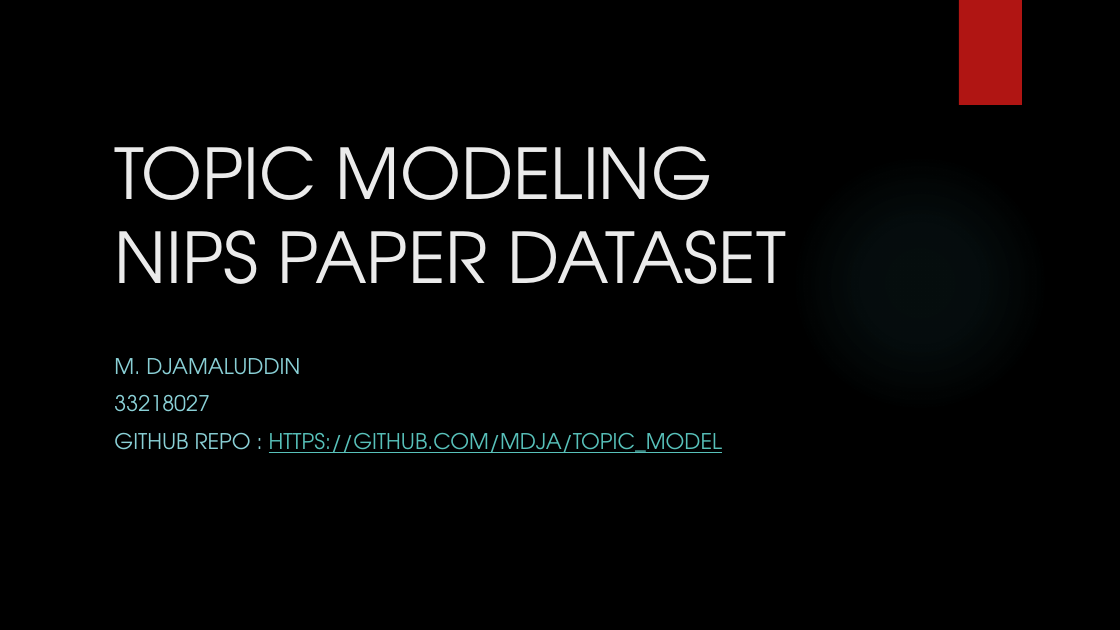
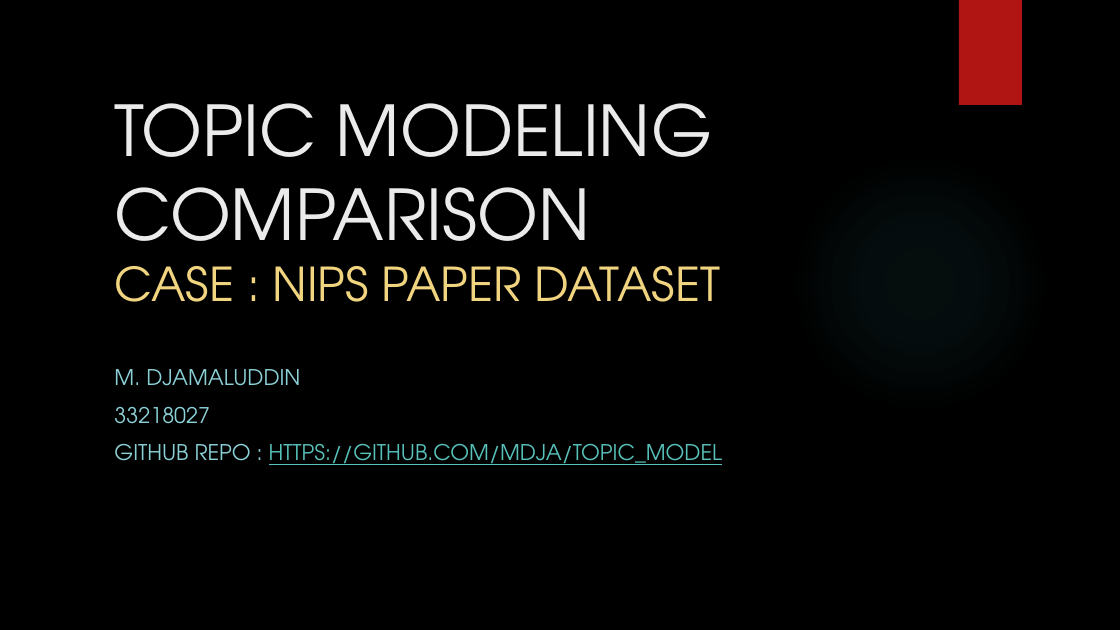
Before and after one commit to mdja/topic_model, a slide deck: slide 1 of Topic Modeling NIPS paper.pptx. Drawn at 1120x630 pixels with LibreOffice and Linux fonts; fonts in the diff are those of the drawing; background and template pictures are left out. Boxes give left, top, right and bottom in pixels: in the first picture for what was removed or moved away, otherwise in the second. Text is boxed around its words. In the diff, an @@ line names an element or a change of style, - is before the commit and + after.

```diff
--- a/Topic Modeling NIPS paper.pptx
+++ b/Topic Modeling NIPS paper.pptx
@@ title at box(114, 103, 720, 302): text changed @@
-TOPIC MODELING
-NIPS PAPER DATASET
+TOPIC MODELING COMPARISON
+CASE : NIPS PAPER DATASET
@@ subtitle "M. DJAMALUDDIN": place and size @@
-subtitle "M. DJAMALUDDIN" at box(114, 358, 722, 453)
+subtitle "M. DJAMALUDDIN" at box(114, 369, 722, 465)
```
Also in this commit, not shown: 2 other slides changed, 13 slides added, 1 slide removed, 2 other files.
